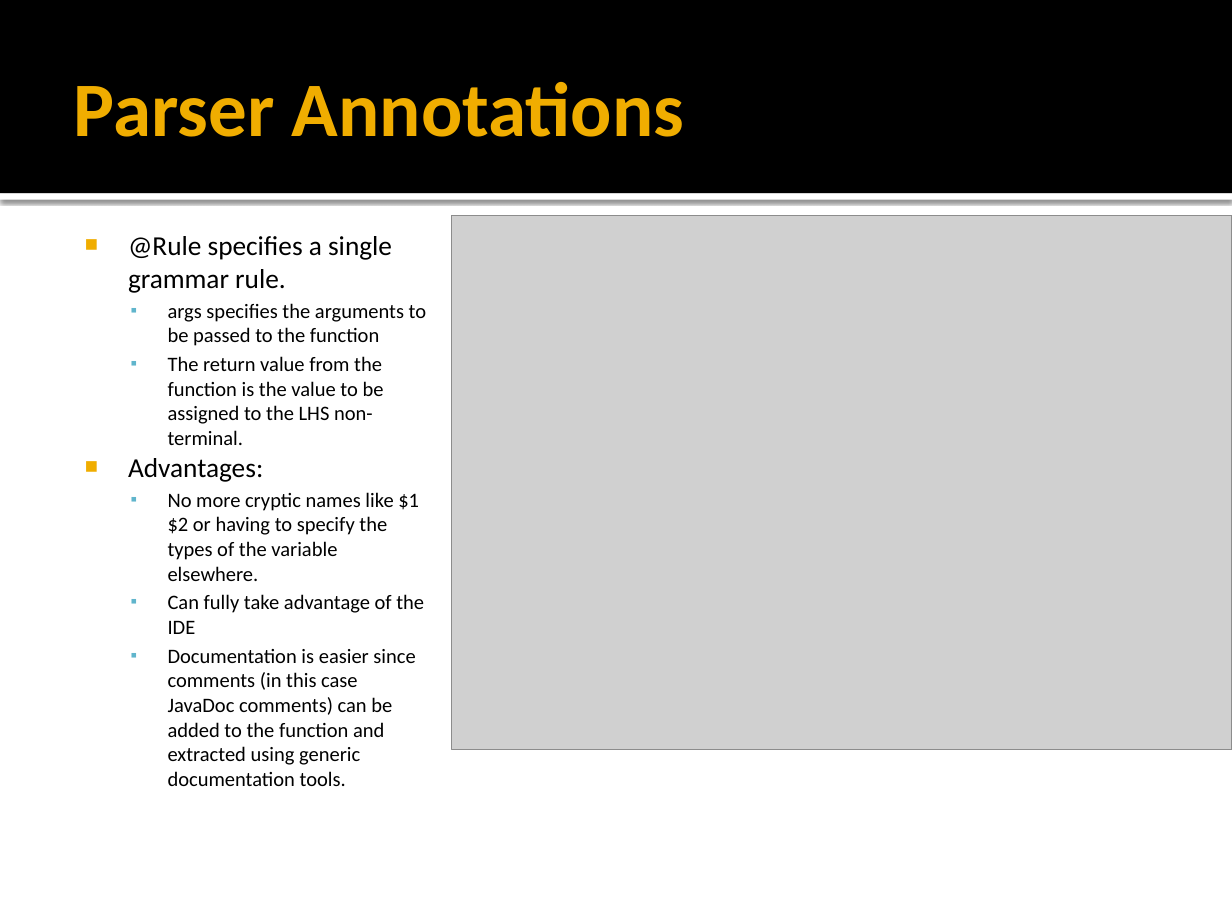
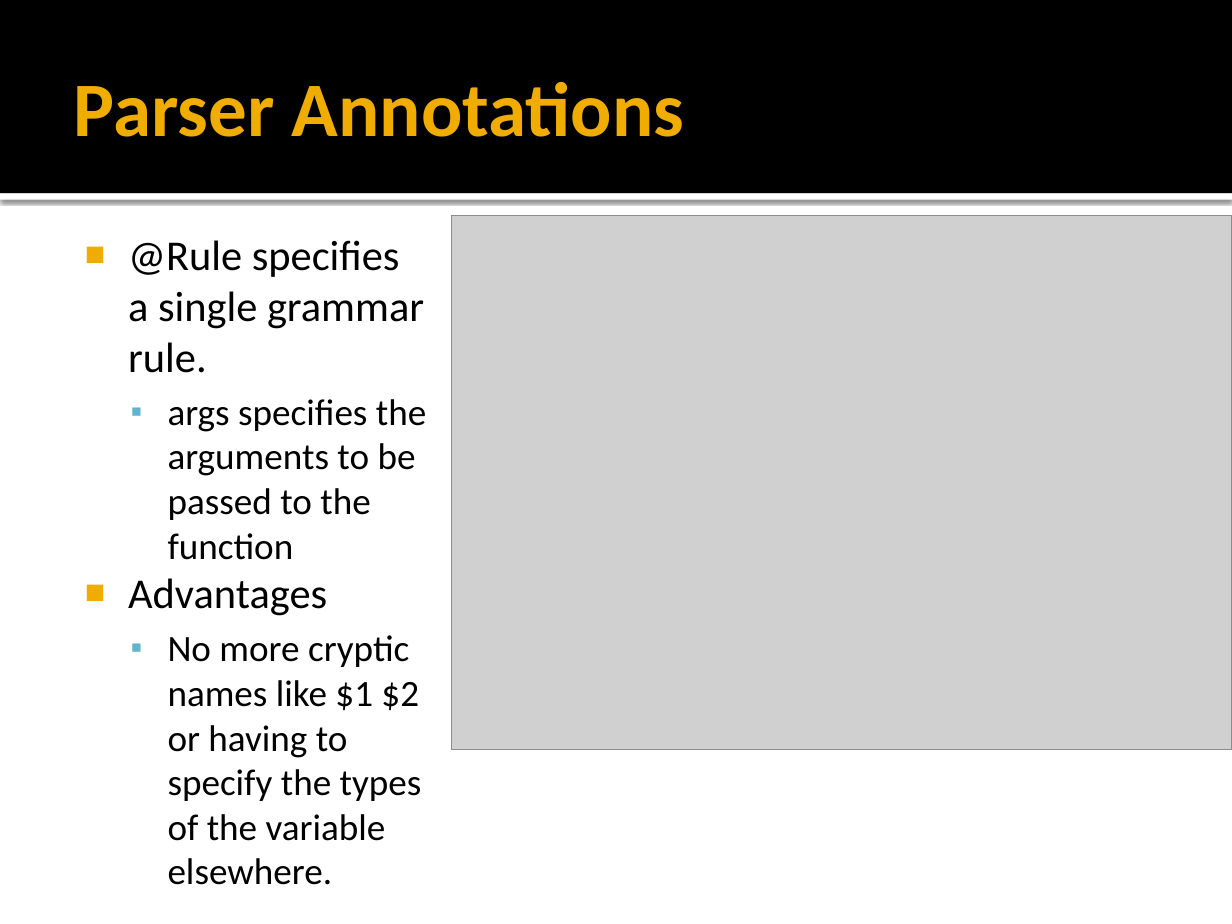
Before and after one commit to coconut2015/cookcc, a slide deck: slide 19 of trunk/doc/CookCC.pptx. Drawn at 1232x924 pixels with LibreOffice and Linux fonts; fonts in the diff are those of the drawing; grey boxes stand for pictures. Boxes give left, top, right and bottom in pixels: in the first picture for what was removed or moved away, otherwise in the second. Text is boxed around its words. In the diff, an @@ line names an element or a change of style, - is before the commit and + after.

Commit message:
update 3 cases for parsers.

```diff
--- a/trunk/doc/CookCC.pptx
+++ b/trunk/doc/CookCC.pptx
@@ text at [128, 240, 426, 841]: size 16 to 24.8 pt in "@Rule specifies a single grammar rule."; size 12 to 21.7 pt in "args specifies the arguments to be passed ...", "No more cryptic names like $1 $2 ..."; more space between paragraphs @@
@@ text at [128, 578, 327, 616]: text changed; size 12 to 24.8 pt @@
-  ▪ The return value from the function is the value to be assigned to the LHS non-terminal.
-■ Advantages:
+■ Advantages
@@ text at [168, 594, 424, 786]: paragraphs removed @@
-  ▪ Can fully take advantage of the IDE
-  ▪ Documentation is easier since comments (in this case JavaDoc comments) can be added to the function and extracted using generic documentation tools.
```
Also in this commit, not shown: 6 other slides changed, 3 slides added, 1 other file.
